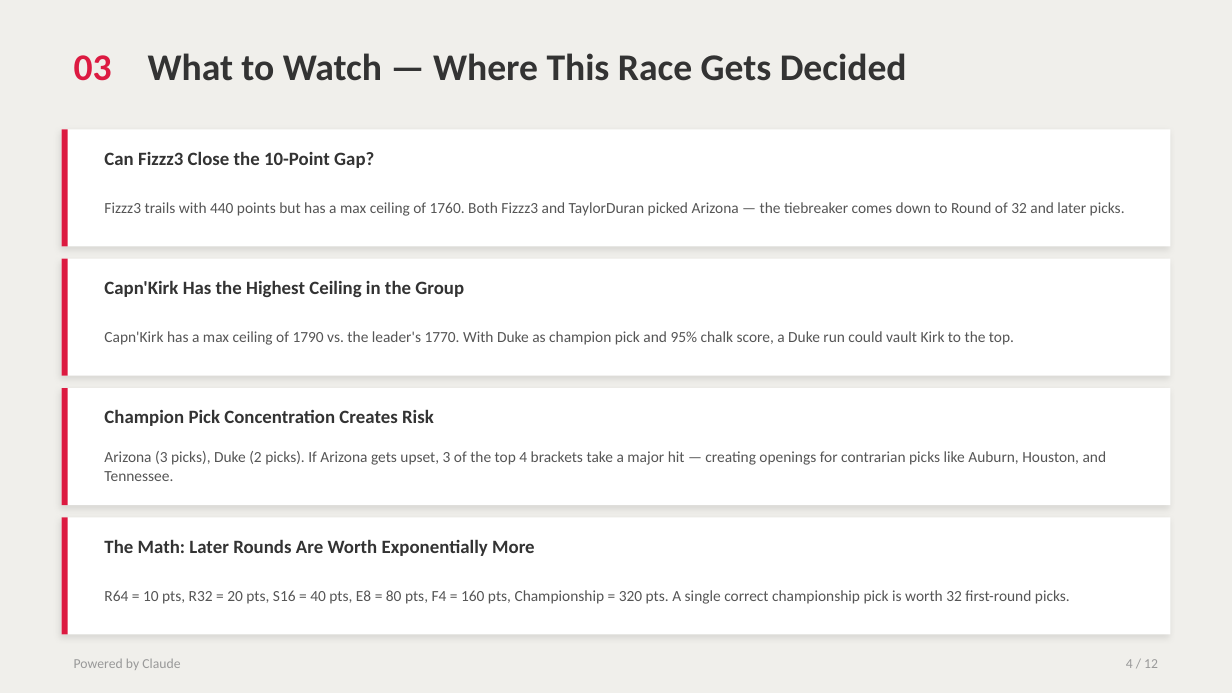
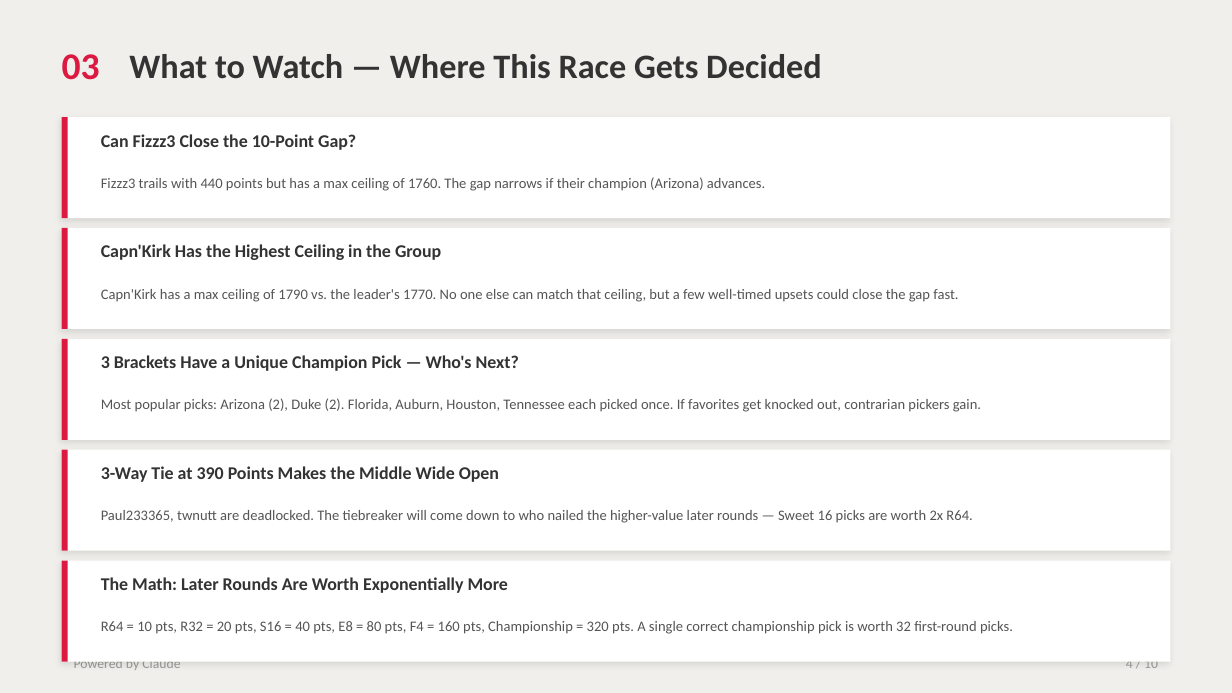
Before and after one commit to tdswim/Elons-Plugs-2026, a slide deck: slide 4 of Elons_Plugs_Bracket_Tracker.pptx. Drawn at 1232x693 pixels with LibreOffice and Linux fonts; fonts in the diff are those of the drawing. Boxes give left, top, right and bottom in pixels: in the first picture for what was removed or moved away, otherwise in the second. Text is boxed around its words. In the diff, an @@ line names an element or a change of style, - is before the commit and + after.

```diff
--- a/Elons_Plugs_Bracket_Tracker.pptx
+++ b/Elons_Plugs_Bracket_Tracker.pptx
@@ text "03" at bbox=[62, 54, 100, 80]: vertical alignment top to middle @@
@@ text "What to Watch — Where ...": place and size @@
-text "What to Watch — Where ..." at bbox=[148, 53, 907, 81]
+text "What to Watch — Where ..." at bbox=[129, 54, 822, 79]
@@ text "What to Watch — Where ..." at bbox=[129, 54, 822, 79]: size 22 to 20 pt; vertical alignment top to middle @@
@@ rectangle: place and size @@
-rectangle at bbox=[62, 129, 1170, 246]
+rectangle at bbox=[62, 117, 1170, 218]
@@ rectangle: place and size @@
-rectangle at bbox=[62, 129, 68, 246]
+rectangle at bbox=[62, 117, 68, 218]
@@ text "Can Fizzz3 Close the 10-Point ...": place and size @@
-text "Can Fizzz3 Close the 10-Point ..." at bbox=[104, 151, 374, 168]
+text "Can Fizzz3 Close the 10-Point ..." at bbox=[101, 134, 356, 150]
@@ text at bbox=[101, 177, 765, 191]: text changed; size 9 to 8.5 pt @@
-Fizzz3 trails with 440 points but has a max ceiling of 1760. Both Fizzz3 and TaylorDuran picked Arizona — the tiebreaker comes down to Round of 32 and later picks.
+Fizzz3 trails with 440 points but has a max ceiling of 1760. The gap narrows if their champion (Arizona) advances.
@@ rectangle: place and size @@
-rectangle at bbox=[62, 259, 1170, 376]
+rectangle at bbox=[62, 228, 1170, 329]
@@ rectangle: place and size @@
-rectangle at bbox=[62, 259, 68, 376]
+rectangle at bbox=[62, 228, 68, 329]
@@ text "Capn'Kirk Has the Highest Ceiling ...": place and size @@
-text "Capn'Kirk Has the Highest Ceiling ..." at bbox=[104, 280, 464, 297]
+text "Capn'Kirk Has the Highest Ceiling ..." at bbox=[101, 244, 441, 260]
@@ text at bbox=[101, 289, 958, 302]: text changed; size 9 to 8.5 pt @@
-Capn'Kirk has a max ceiling of 1790 vs. the leader's 1770. With Duke as champion pick and 95% chalk score, a Duke run could vault Kirk to the top.
+Capn'Kirk has a max ceiling of 1790 vs. the leader's 1770. No one else can match that ceiling, but a few well-timed upsets could close the gap fast.
@@ rectangle: place and size @@
-rectangle at bbox=[62, 388, 1170, 505]
+rectangle at bbox=[62, 339, 1170, 440]
@@ rectangle: place and size @@
-rectangle at bbox=[62, 388, 68, 505]
+rectangle at bbox=[62, 339, 68, 440]
@@ text at bbox=[101, 355, 519, 371]: text changed; size 11 to 10.5 pt @@
-Champion Pick Concentration Creates Risk
+3 Brackets Have a Unique Champion Pick — Who's Next?
@@ text at bbox=[101, 398, 981, 412]: text changed; size 9 to 8.5 pt @@
-Arizona (3 picks), Duke (2 picks). If Arizona gets upset, 3 of the top 4 brackets take a major hit — creating openings for contrarian picks like Auburn, Houston, and Tennessee.
+Most popular picks: Arizona (2), Duke (2). Florida, Auburn, Houston, Tennessee each picked once. If favorites get knocked out, contrarian pickers gain.
@@ rectangle: place and size @@
-rectangle at bbox=[62, 517, 1170, 634]
+rectangle at bbox=[62, 450, 1170, 551]
@@ rectangle: place and size @@
-rectangle at bbox=[62, 517, 68, 634]
+rectangle at bbox=[62, 450, 68, 551]
@@ text added at bbox=[101, 466, 499, 482], 10.5 pt, text #333333, bold @@
+3-Way Tie at 390 Points Makes the Middle Wide Open
@@ text added at bbox=[101, 510, 972, 523], 8.5 pt, text #555555 @@
+Paul233365, twnutt are deadlocked. The tiebreaker will come down to who nailed the higher-value later rounds — Sweet 16 picks are worth 2x R64.
@@ rectangle added at bbox=[62, 561, 1170, 662], fill #FFFFFF @@
@@ rectangle added at bbox=[62, 561, 68, 662], fill #DC1A41 @@
@@ size 11 to 10.5 pt in 3 elements at bbox=[101, 134, 356, 150], bbox=[101, 244, 441, 260], bbox=[101, 577, 508, 593] @@
@@ text "The Math: Later Rounds Are ...": place and size @@
-text "The Math: Later Rounds Are ..." at bbox=[104, 539, 535, 556]
+text "The Math: Later Rounds Are ..." at bbox=[101, 577, 508, 593]
@@ text "R64 = 10 pts, R32 ...": place and size @@
-text "R64 = 10 pts, R32 ..." at bbox=[104, 590, 1070, 604]
+text "R64 = 10 pts, R32 ..." at bbox=[101, 621, 1013, 634]
@@ text "R64 = 10 pts, R32 ..." at bbox=[101, 621, 1013, 634]: size 9 to 8.5 pt @@
@@ text at bbox=[1126, 662, 1158, 668]: text changed @@
-4 / 12
+4 / 10
```
Also in this commit, not shown: 9 other slides changed, 2 slides removed, 1 other file.
